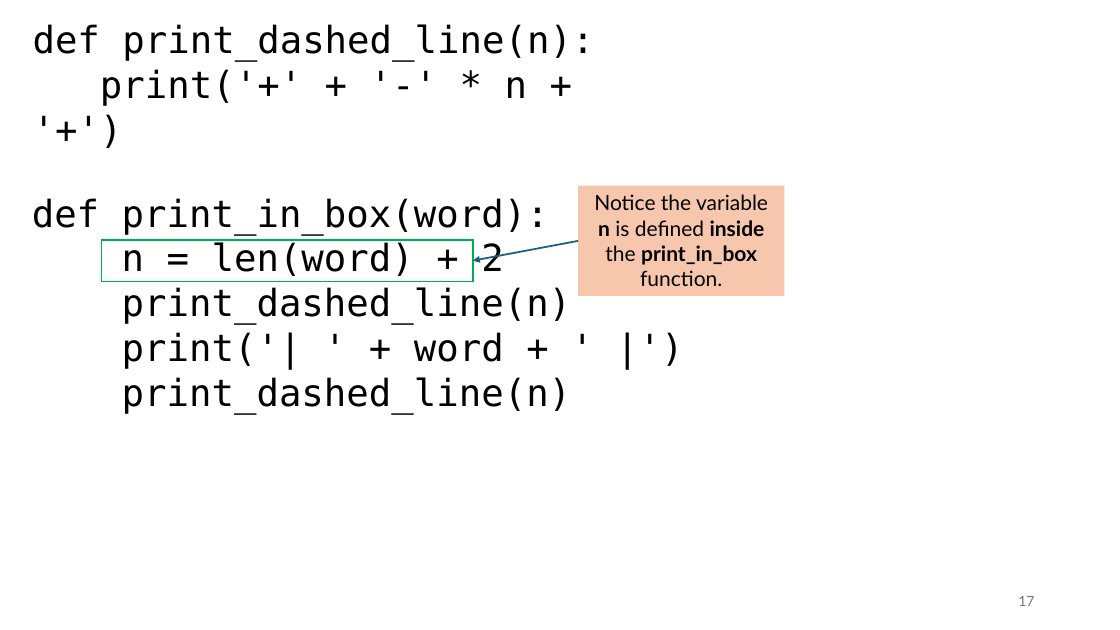
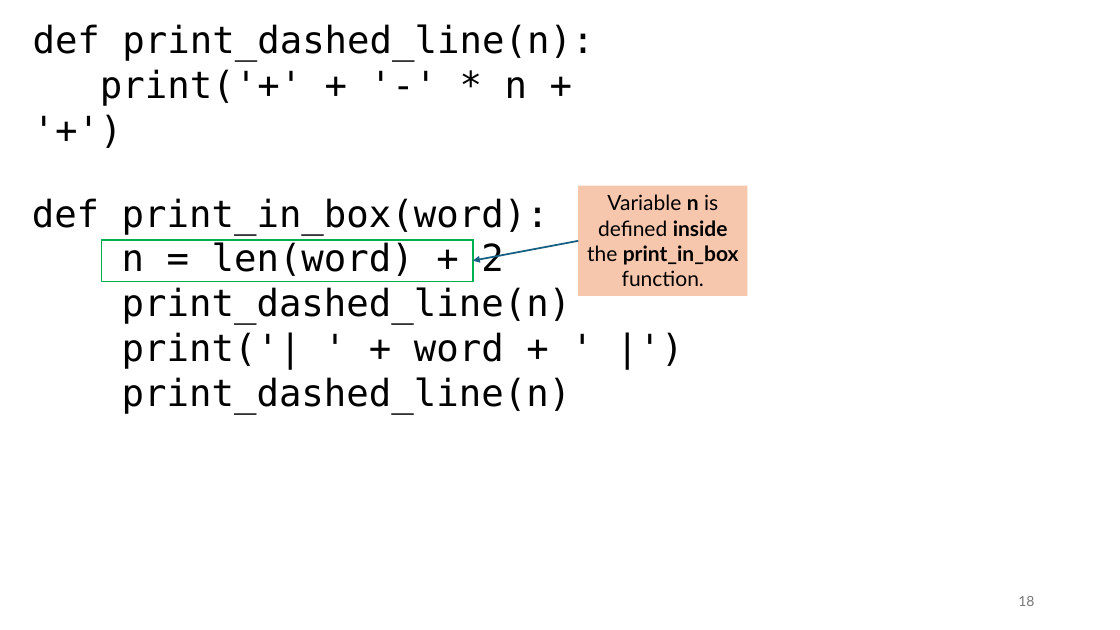
Before and after one commit to tjd1234/cmpt120spring2026, a slide deck: slide 18 of lecture_notes/chapter3/chapter3.pptx (slide 17 before the commit). Drawn at 1120x630 pixels with LibreOffice and Linux fonts; fonts in the diff are those of the drawing. Boxes give left, top, right and bottom in pixels: in the first picture for what was removed or moved away, otherwise in the second. Text is boxed around its words. In the diff, an @@ line names an element or a change of style, - is before the commit and + after.

```diff
--- a/lecture_notes/chapter3/chapter3.pptx
+++ b/lecture_notes/chapter3/chapter3.pptx
@@ rectangle "Variable n is defined inside ...": place and size @@
-rectangle "Variable n is defined inside ..." at bbox=[578, 186, 784, 296]
+rectangle "Variable n is defined inside ..." at bbox=[578, 186, 747, 296]
@@ text in rectangle at bbox=[587, 194, 739, 286]: text changed @@
-Notice the variable n is defined inside the print_in_box function.
+Variable n is defined inside the print_in_box function.
@@ page number at bbox=[1018, 596, 1034, 606]: text changed @@
-17
+18
```
Also in this commit, not shown: 15 other slides changed, 1 slide added, 16 other files.
